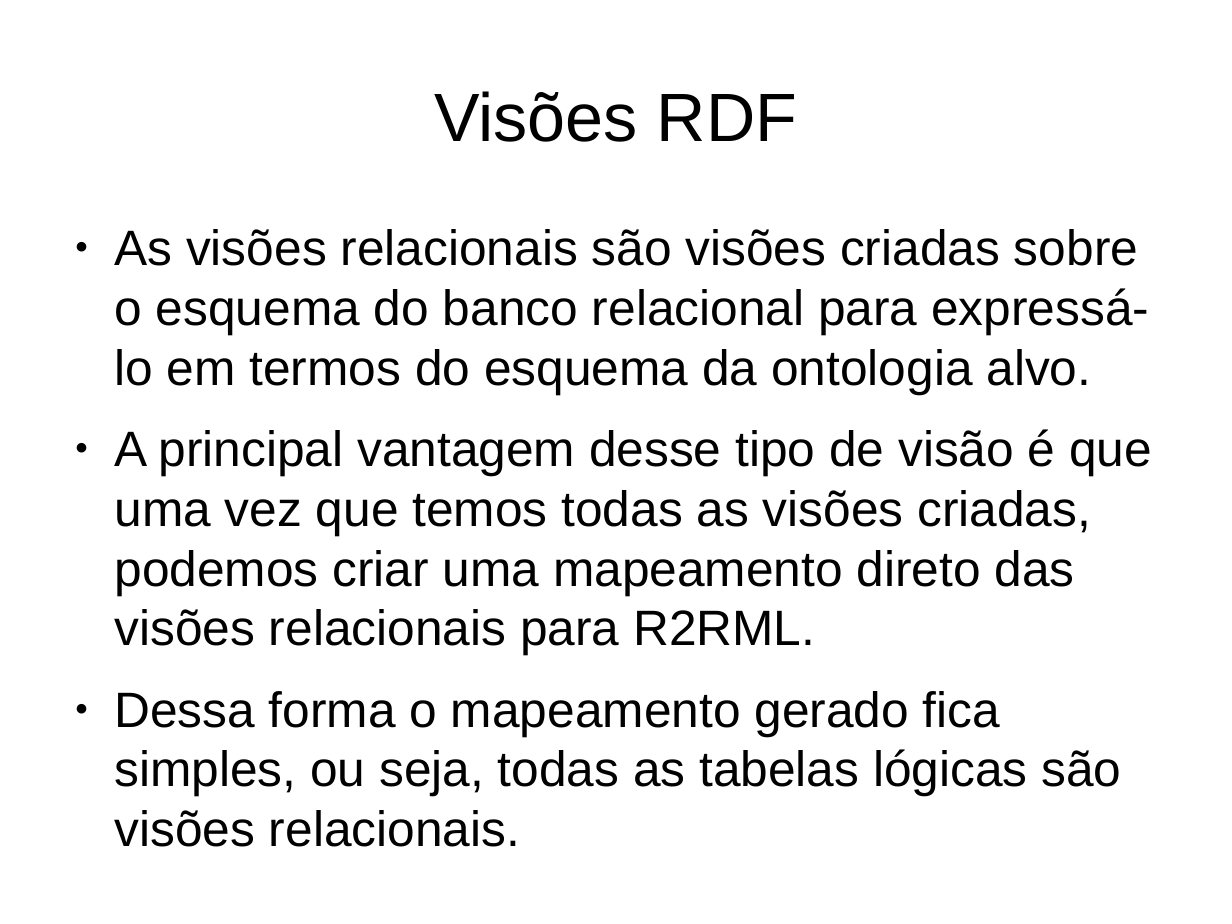
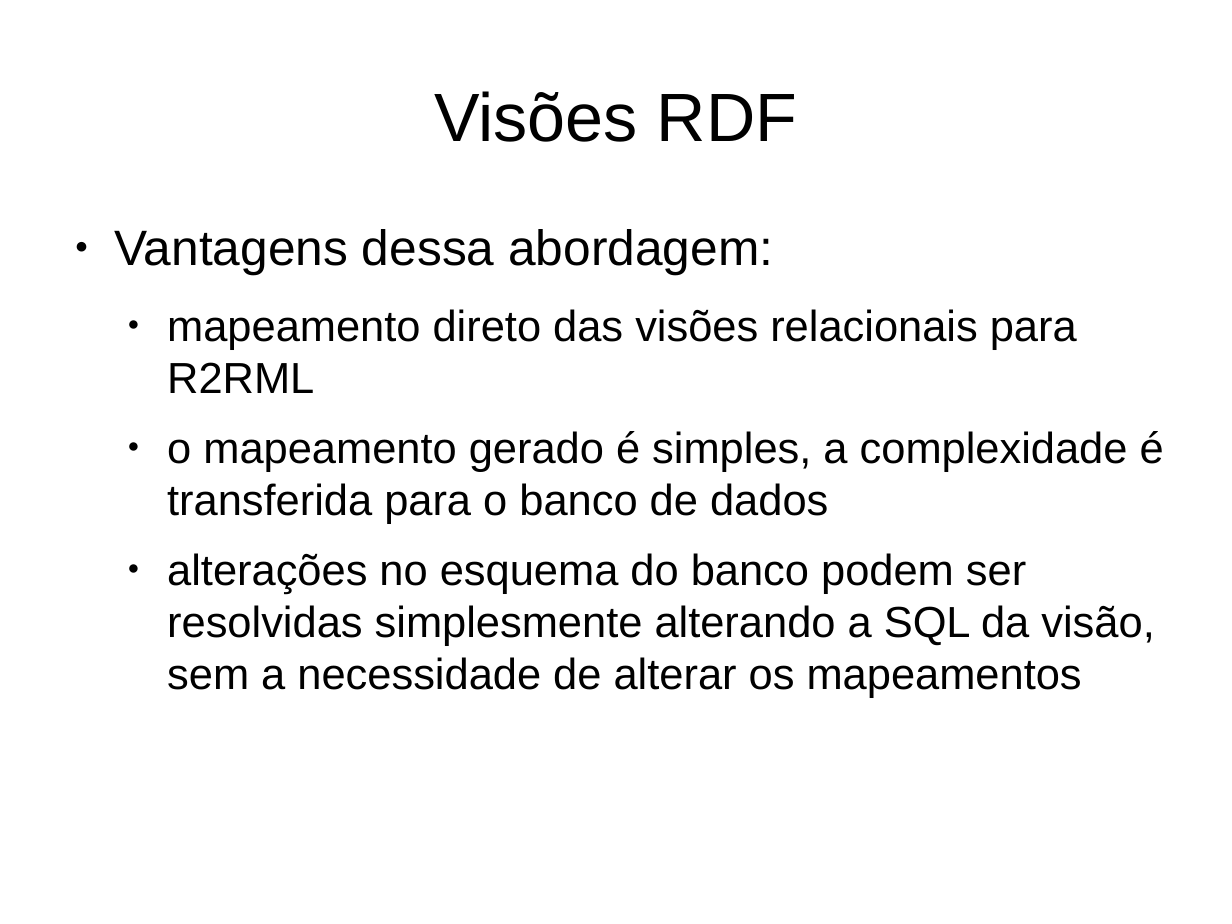
Before and after one commit to luiseufrasio/mestrado-ufc-eufrasio, a slide deck: slide 39 of docs/proposta.odp (slide 22 before the commit). Drawn at 1232x924 pixels with LibreOffice and Linux fonts; fonts in the diff are those of the drawing. Boxes give left, top, right and bottom in pixels: in the first picture for what was removed or moved away, otherwise in the second. Text is boxed around its words. In the diff, an @@ line names an element or a change of style, - is before the commit and + after.

```diff
--- a/docs/proposta.odp
+++ b/docs/proposta.odp
@@ text at bbox=[114, 229, 1164, 698]: text changed; size 32 to 28 pt @@
-● As visões relacionais são visões criadas sobre o esquema do banco relacional para expressá-lo em termos do esquema da ontologia alvo.
-● A principal vantagem desse tipo de visão é que uma vez que temos todas as visões criadas, podemos criar uma mapeamento direto das visões relacionais para R2RML.
-● Dessa forma o mapeamento gerado fica simples, ou seja, todas as tabelas lógicas são visões relacionais.
+● Vantagens dessa abordagem:
+  ● mapeamento direto das visões relacionais para R2RML
+  ● o mapeamento gerado é simples, a complexidade é transferida para o banco de dados
+  ● alterações no esquema do banco podem ser resolvidas simplesmente alterando a SQL da visão, sem a necessidade de alterar os mapeamentos
```
Also in this commit, not shown: 25 other slides changed, 42 slides added, 9 slides removed.
